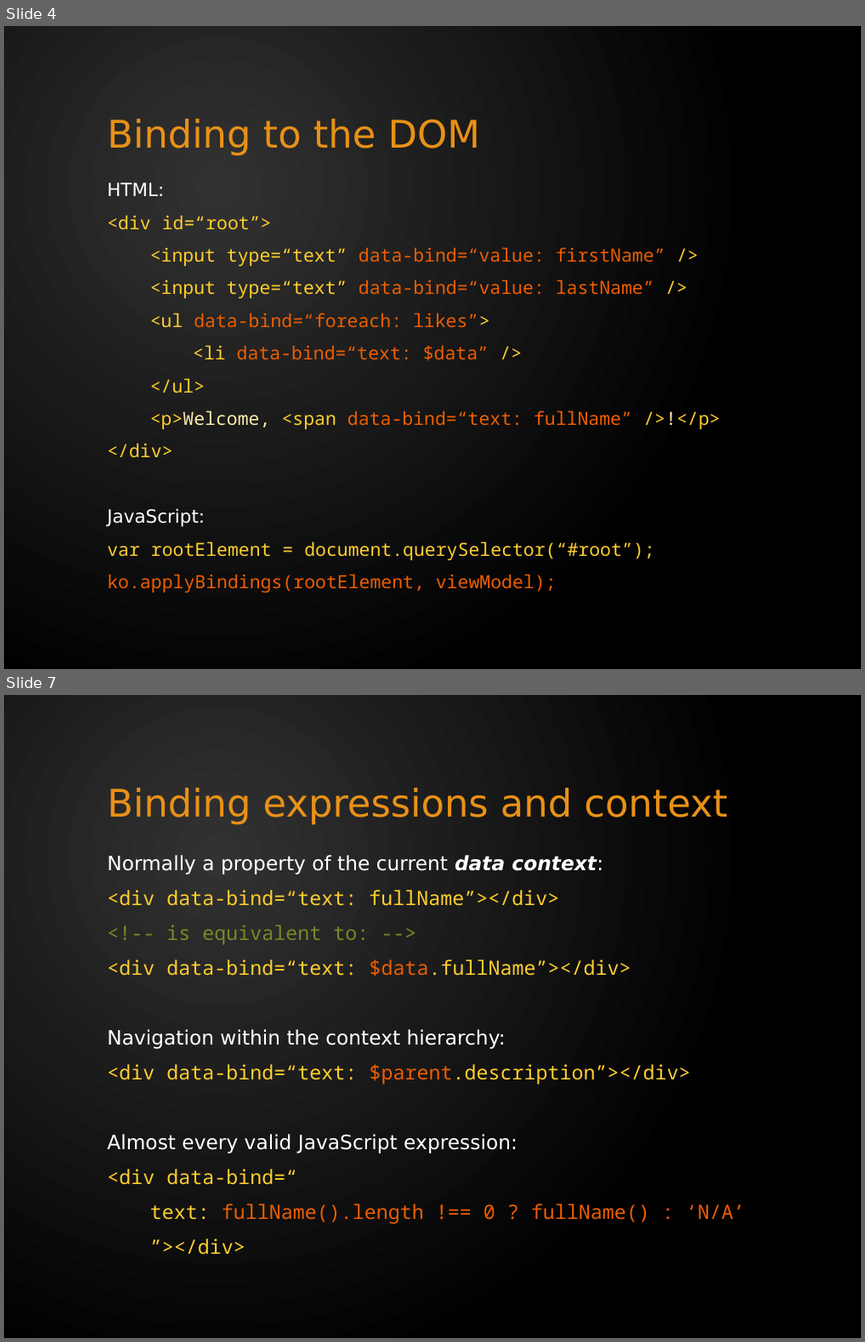
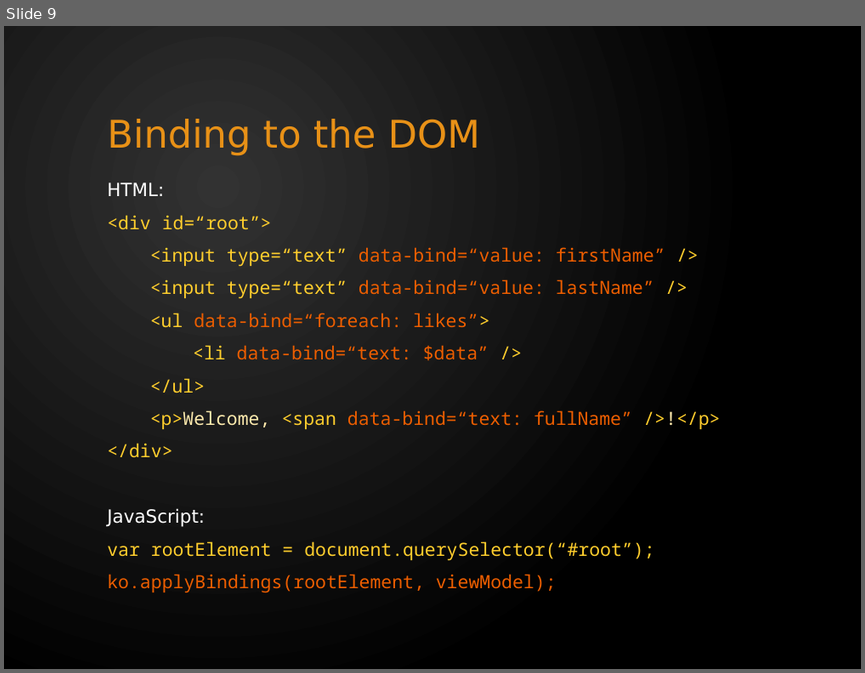
Before and after one commit to tomas-skalicky/c24.PizzaDiNoccatello, a slide deck: docs/Knockout - Quick Intro.pptx. Shown one above the other, each under a label of ours: slides 4 and 7 before the commit, slide 9 after it; the slides between them are not shown. The pictures are 865x1342 and 865x673 pixels, drawn with LibreOffice and Linux fonts; fonts in the diff are those of the drawing. Boxes give left, top, right and bottom in pixels: in the first picture for what was removed or moved away, otherwise in the second. Text is boxed around its words. In the diff, an @@ line names an element or a change of style, - is before the commit and + after.

```diff
--- a/docs/Knockout - Quick Intro.pptx
+++ b/docs/Knockout - Quick Intro.pptx
@@ slide 7 removed at (x1=4, y1=695, x2=861, y2=1338), background gradient #323232 to #000000 @@
@@ title removed at (x1=107, y1=788, x2=727, y2=825) @@
-Binding expressions and context
@@ text removed at (x1=107, y1=855, x2=745, y2=1254) @@
-Normally a property of the current data context:
-<div data-bind=“text: fullName”></div>
-<!-- is equivalent to: -->
-<div data-bind=“text: $data.fullName”></div>
-Navigation within the context hierarchy:
-<div data-bind=“text: $parent.description”></div>
-Almost every valid JavaScript expression:
-<div data-bind=“
-text: fullName().length !== 0 ? fullName() : ‘N/A’
-”></div>
@@ what was slide 4 is now slide 9 @@
```
Also in this commit, not shown: 23 slides added, 4 other slides removed.
